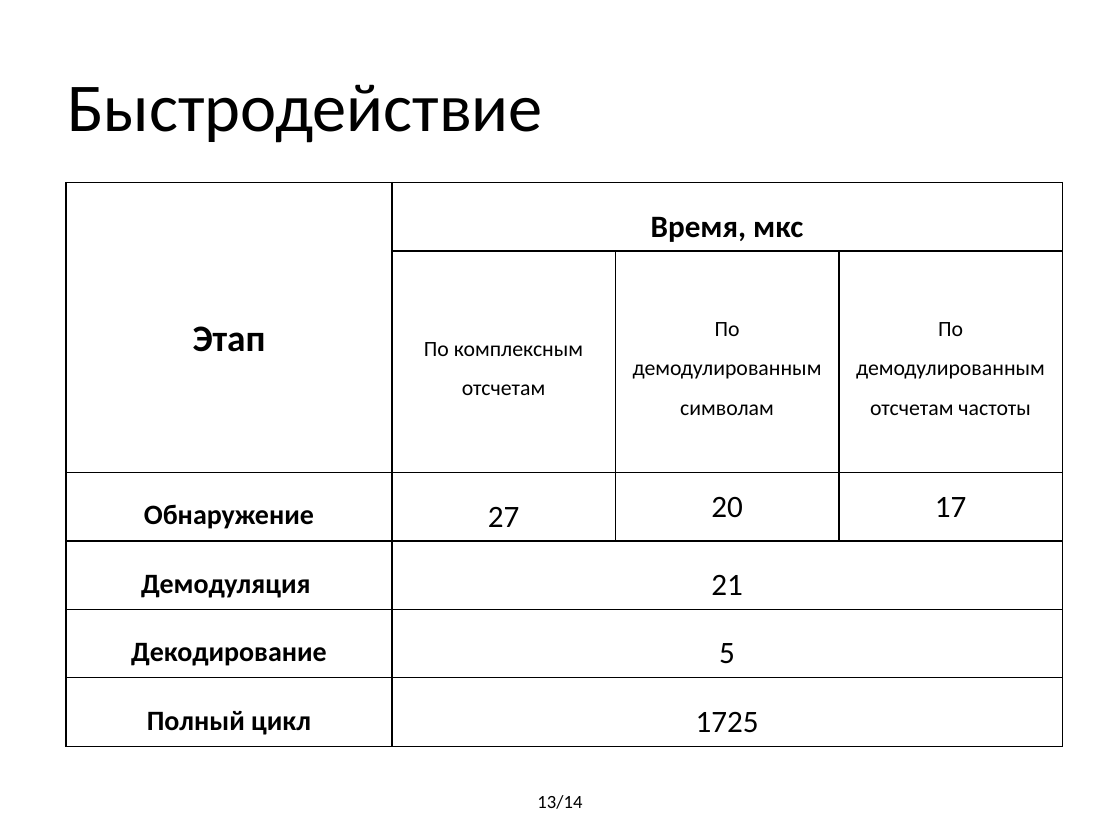
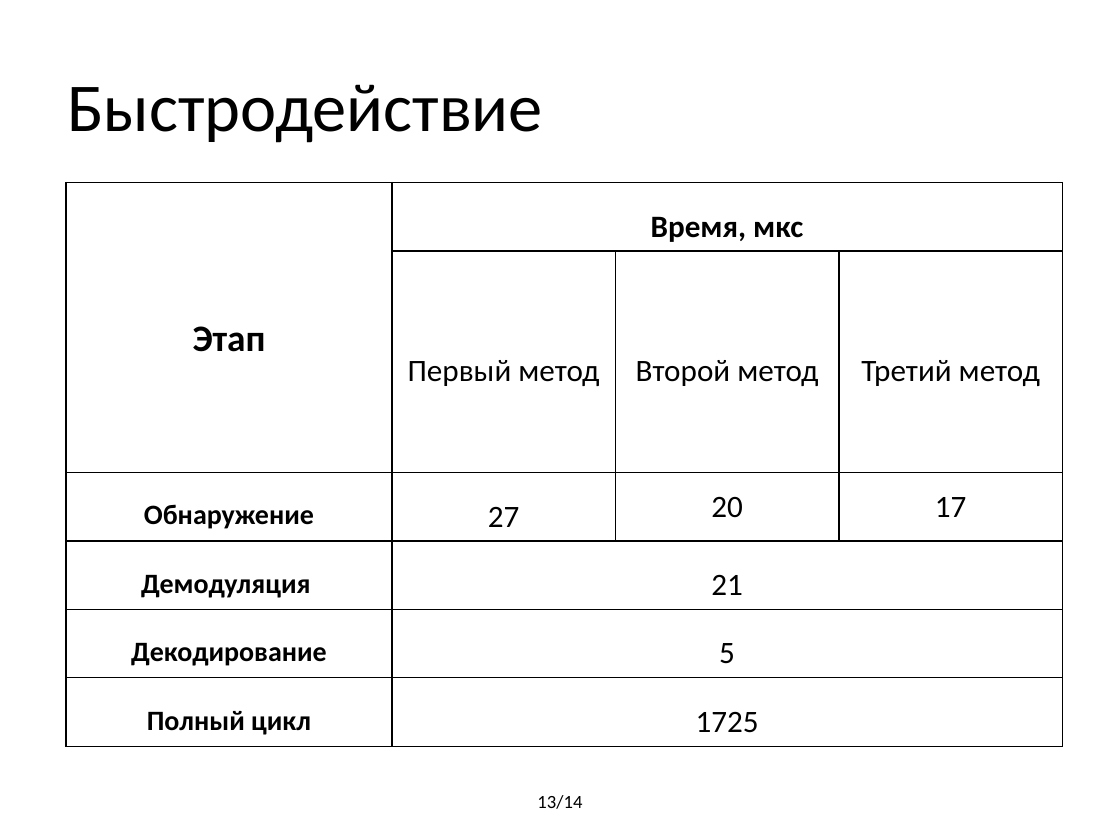
Before and after one commit to BorzhonovAI/magistr, a slide deck: slide 13 of Презентация Диплом.pptx. Drawn at 1120x840 pixels with LibreOffice and Linux fonts; fonts in the diff are those of the drawing. Boxes give left, top, right and bottom in pixels: in the first picture for what was removed or moved away, otherwise in the second. Text is boxed around its words. In the diff, an @@ line names an element or a change of style, - is before the commit and + after.

```diff
--- a/Презентация Диплом.pptx
+++ b/Презентация Диплом.pptx
@@ table at (66,183,1064,756) @@
-row 2:  | По комплексным отсчетам | По демодулированным символам | По демодулированным отсчетам частоты
+row 2:  | Первый метод | Второй метод | Третий метод
```
Also in this commit, not shown: 6 other slides changed, 3 other files.
